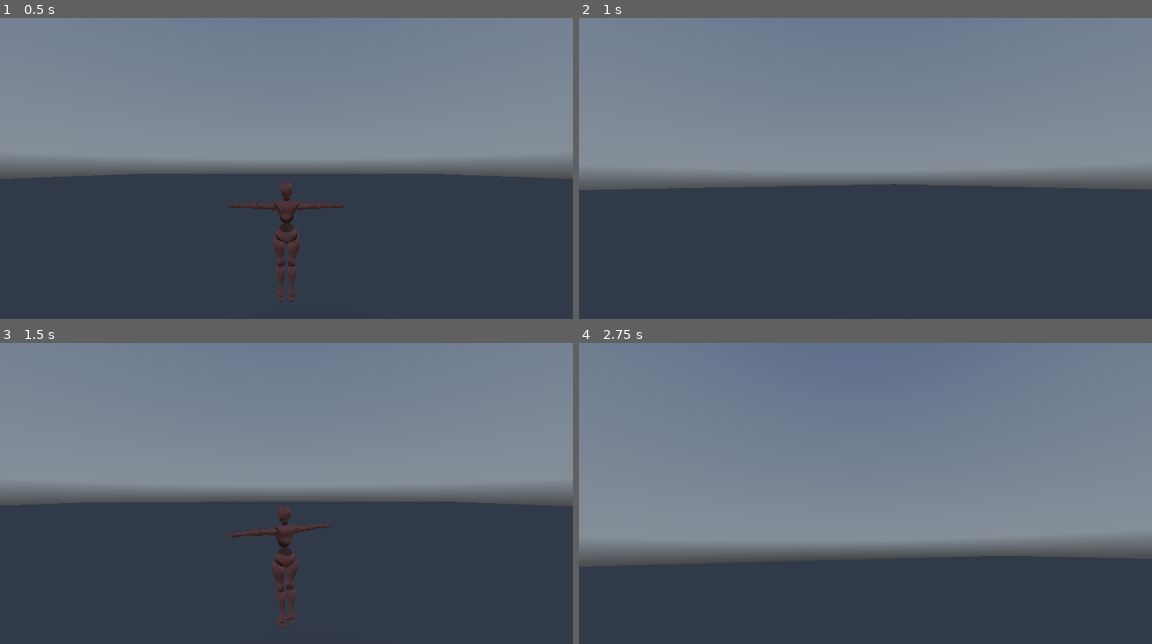
Above: before the commit, frames 1-4 (two rows, left to right).
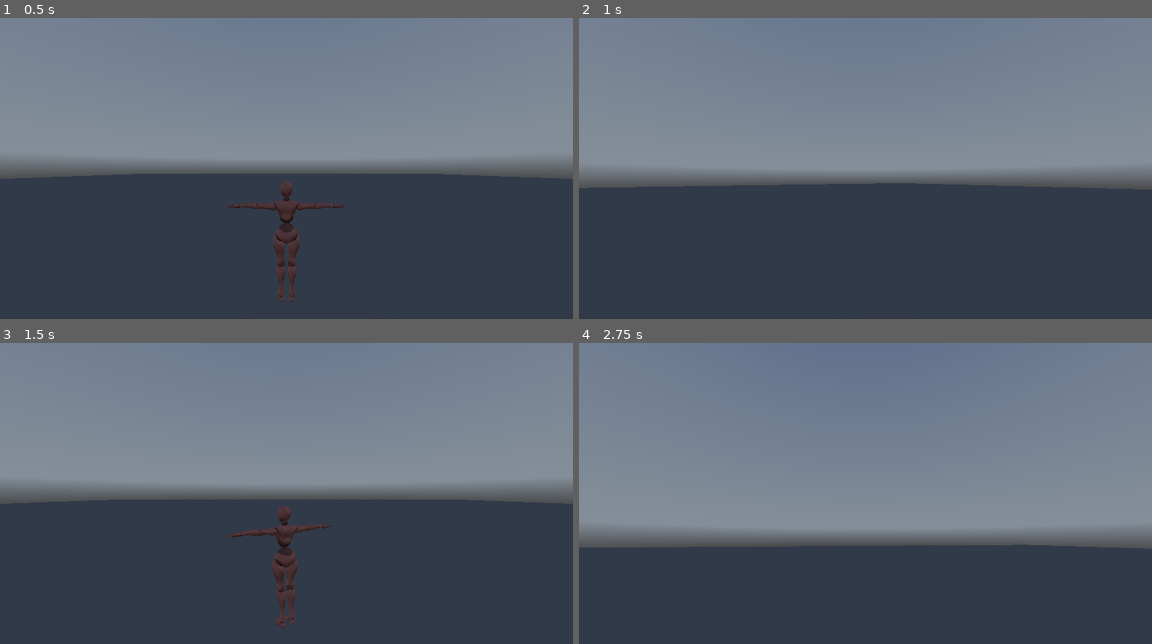
Above: after the commit, the same moments.

Repository: ACristoff/project-striker-aces
Game: Godot game, scene res://data/main.tscn
Same seed, same stepped clock (60 frames per second), same inputs: the game is played once before the commit and once after it. A sky picture missing from this copy of the repository is replaced by a grey-blue gradient.
Inputs (mouse positions are in pixels of both pictures, inside the frame that each line leads up to):
- Up to frame 1 (0.5 s): no input
- Up to frame 2 (1 s): tap Enter at 0.5 s; move the mouse to (991, 153) at 0.52 s; tap Tab (camera_toggle) at 0.6 s
- Up to frame 3 (1.5 s): move the mouse to (171, 508) at 1.27 s; tap Tab (camera_toggle) at 1.35 s
- Up to frame 4 (2.75 s): tap Space at 2 s; move the mouse to (922, 427) at 2.02 s; tap Tab (camera_toggle) at 2.1 s

Frame 1 is identical in both runs. In frame 2, 0.4% of the frame differs, in the area x 0-97%, y 54-58%; in frame 3, 0.8%; in frame 4, 8.3%, in the area x 0-100%, y 62-75%.

Commit message:
controller planning

Diff:
--- a/game/characters/controller.gd
+++ b/game/characters/controller.gd
@@ -36,9 +36,15 @@
 	pass
 
 func flight(delta):
-	_move(delta)
-	_pitch(delta)
-	_yaw(delta)
+	##Limit first person camera's mouse movement effect on pitch yaw roll
+	##Add movement effect on pitch yaw roll based on WASD
+	if camera_mode == camera_modes.FPS:
+		_move(delta)
+		pass
+	if camera_mode == camera_modes.TPS:
+		_move(delta)
+		_pitch(delta)
+		_yaw(delta)
 	pass
 
 func _move(delta):
